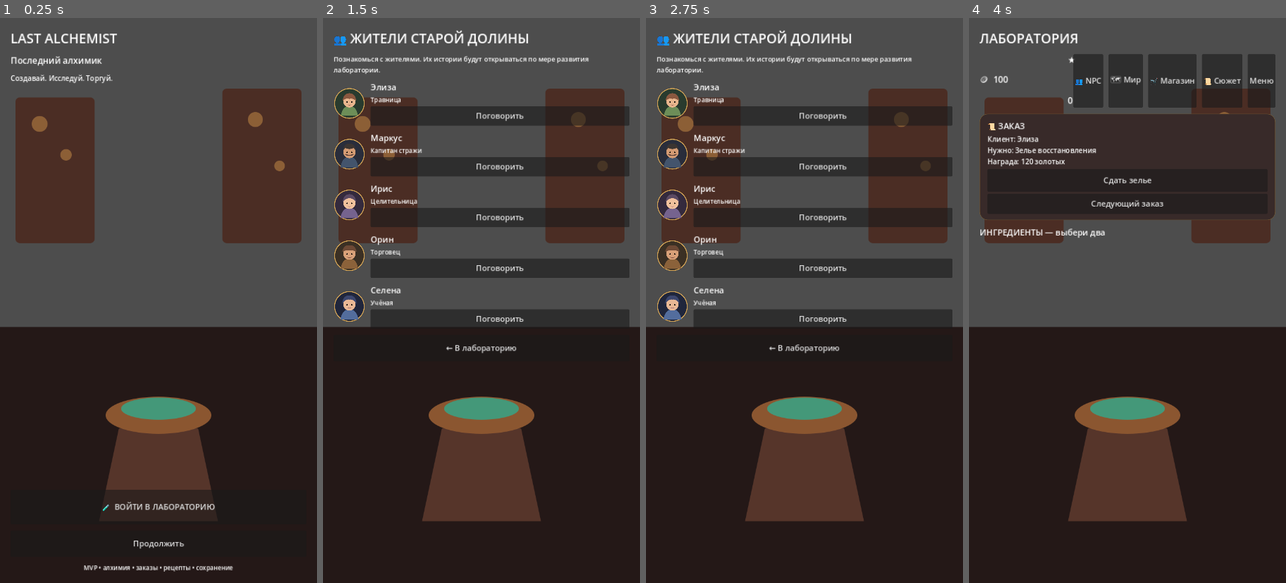
Above: before the commit, frames 1-4 (left to right).
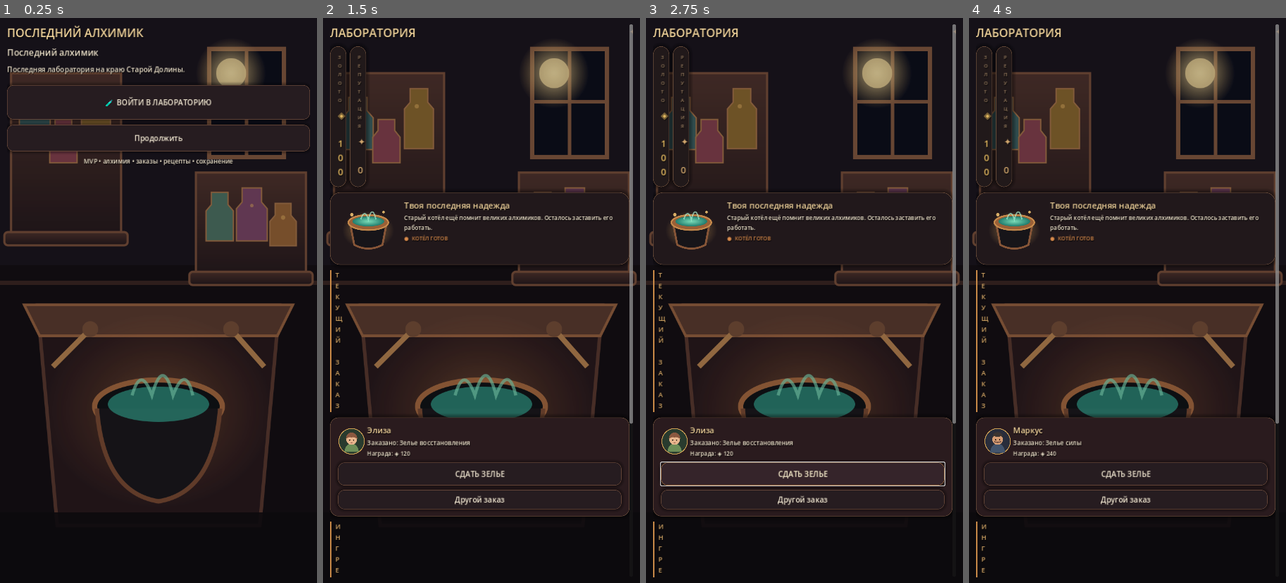
Above: after the commit, the same moments.

Repository: krmobdev/LastAlchemist
Game: Godot game, scene res://scenes/Main.tscn
Two runs of this game, one before a commit and one after it. Both use one fixed random seed, a clock stepped at 60 frames per second and the inputs below.
Inputs (mouse positions are in pixels of both pictures, inside the frame that each line leads up to):
- Up to frame 1 (0.25 s): no input
- Up to frame 2 (1.5 s): click "🧪 ВОЙТИ В ЛАБОРАТОРИЮ" at 0.5 s; click (443, 80) at 1.25 s, where only the run before the commit has a clickable "👥 NPC"
- Up to frame 3 (2.75 s): click (801, 475) at 2 s, where only the run after the commit has a clickable "СДАТЬ ЗЕЛЬЕ"
- Up to frame 4 (4 s): click (1124, 498) at 2.75 s, where only the run after the commit has a clickable "Другой заказ"; click (1127, 345) at 3.5 s, where only the run before the commit has a clickable "← В лабораторию"

The runs differ from the first frame. In frame 1, 62% of the frame differs, in the area x 0-100%, y 0-98%; in frame 2, 59%; in frame 3, 60%; in frame 4, 56%.
Error before the commit: Invalid assignment of property or key 'icon_max_width' with value of type 'int' on a base object of type 'Button'. (res://scripts/main.gd:218)
Error after the commit: Invalid assignment of property or key 'icon_max_width' with value of type 'int' on a base object of type 'Button'. (res://scripts/main.gd:344)

Commit message:
Redesign alchemy laboratory UI

Diff:
--- /dev/null
+++ b/assets/ui/cauldron_hero.svg
@@ -0,0 +1,9 @@
+<svg xmlns="http://www.w3.org/2000/svg" width="280" height="220" viewBox="0 0 280 220">
+<defs><radialGradient id="g"><stop stop-color="#7ee0bb"/><stop offset="1" stop-color="#217c6d"/></radialGradient><radialGradient id="f"><stop stop-color="#f4bd61" stop-opacity=".55"/><stop offset="1" stop-color="#f4bd61" stop-opacity="0"/></radialGradient></defs>
+<ellipse cx="140" cy="118" rx="120" ry="90" fill="url(#f)"/>
+<path d="M55 80h170l-20 105q-65 35-130 0z" fill="#171519" stroke="#865537" stroke-width="9"/>
+<ellipse cx="140" cy="82" rx="92" ry="35" fill="#9a6037" stroke="#c4894b" stroke-width="7"/>
+<ellipse cx="140" cy="77" rx="73" ry="23" fill="url(#g)"/>
+<path d="M105 68q18-54 35 0q18-70 35 0" fill="none" stroke="#a9f0d1" stroke-width="6" opacity=".65"/>
+<circle cx="64" cy="46" r="8" fill="#d6ad66"/><circle cx="210" cy="34" r="6" fill="#d6ad66"/><text x="127" y="38" fill="#d6ad66" font-size="28">✦</text>
+</svg>
--- a/assets/ui/lab_backdrop.svg
+++ b/assets/ui/lab_backdrop.svg
@@ -1 +1,50 @@
-<svg xmlns="http://www.w3.org/2000/svg" width="720" height="1280" viewBox="0 0 720 1280"><defs><linearGradient id="b" x2="0" y2="1"><stop stop-color="#151126"/><stop offset="1" stop-color="#30201d"/></linearGradient></defs><rect width="720" height="1280" fill="url(#b)"/><path d="M0 700h720v580H0z" fill="#241817"/><g fill="#4b2d24"><rect x="35" y="180" width="180" height="330" rx="10"/><rect x="505" y="160" width="180" height="350" rx="10"/></g><g fill="#d99b4b" opacity=".45"><circle cx="90" cy="240" r="18"/><circle cx="150" cy="310" r="13"/><circle cx="580" cy="230" r="17"/><circle cx="635" cy="335" r="12"/></g><path d="M270 930h180l45 210H225Z" fill="#56352a"/><ellipse cx="360" cy="900" rx="120" ry="42" fill="#8b5630"/><ellipse cx="360" cy="885" rx="85" ry="25" fill="#32a88b" opacity=".8"/></svg>
+<svg xmlns="http://www.w3.org/2000/svg" width="720" height="1280" viewBox="0 0 720 1280">
+<defs>
+  <linearGradient id="bg" x2="0" y2="1"><stop stop-color="#100e19"/><stop offset=".52" stop-color="#20151b"/><stop offset="1" stop-color="#100c10"/></linearGradient>
+  <radialGradient id="moon"><stop stop-color="#ead8a1" stop-opacity=".95"/><stop offset="1" stop-color="#c49a55" stop-opacity="0"/></radialGradient>
+  <radialGradient id="fire"><stop stop-color="#efb35d" stop-opacity=".55"/><stop offset="1" stop-color="#c85c2b" stop-opacity="0"/></radialGradient>
+  <linearGradient id="wood" x2="0" y2="1"><stop stop-color="#49302a"/><stop offset="1" stop-color="#21171a"/></linearGradient>
+</defs>
+<rect width="720" height="1280" fill="url(#bg)"/>
+<circle cx="520" cy="190" r="190" fill="url(#moon)" opacity=".28"/>
+<!-- stone/wood walls -->
+<path d="M0 0h720v650H0z" fill="#17131b"/>
+<path d="M0 560h720v720H0z" fill="#110d11"/>
+<path d="M0 600h720" stroke="#51352b" stroke-width="10" opacity=".55"/>
+<!-- window -->
+<path d="M475 70h170v245H475z" fill="#0a0d19" stroke="#79523b" stroke-width="10"/>
+<path d="M560 70v245M475 190h170" stroke="#79523b" stroke-width="8"/>
+<circle cx="525" cy="125" r="34" fill="#ead8a1" opacity=".8"/>
+<circle cx="525" cy="125" r="80" fill="url(#moon)"/>
+<!-- shelves -->
+<g fill="url(#wood)" stroke="#704a36" stroke-width="5">
+ <path d="M25 125h250v380H25z"/><path d="M445 350h250v245H445z"/>
+ <rect x="10" y="485" width="280" height="30" rx="8"/><rect x="430" y="575" width="280" height="30" rx="8"/>
+</g>
+<!-- bottles -->
+<g stroke="#9a6b43" stroke-width="3">
+ <path d="M58 180h42v30l14 16v72H44v-72l14-16z" fill="#36585a"/>
+ <path d="M125 230h38v25l12 15v58h-62v-58l12-15z" fill="#7a3c48"/>
+ <path d="M198 160h40v31l13 15v90h-66v-90l13-15z" fill="#80602c"/>
+ <path d="M480 395h38v28l12 14v68h-62v-68l12-14z" fill="#476a5c"/>
+ <path d="M550 385h44v32l13 15v73h-70v-73l13-15z" fill="#71405e"/>
+ <path d="M625 420h36v27l12 14v55h-60v-55l12-14z" fill="#8b5c31"/>
+</g>
+<g fill="#d7a75a" opacity=".5"><circle cx="74" cy="220" r="4"/><circle cx="213" cy="200" r="5"/><circle cx="572" cy="425" r="4"/><circle cx="643" cy="452" r="5"/></g>
+<!-- central work table -->
+<path d="M85 650h550l-45 500H130z" fill="#24171a" stroke="#52352c" stroke-width="8"/>
+<path d="M55 650h610l-35 70H90z" fill="#54372c" stroke="#8a5a3b" stroke-width="6"/>
+<!-- cauldron glow -->
+<ellipse cx="360" cy="890" rx="260" ry="220" fill="url(#fire)" opacity=".55"/>
+<ellipse cx="360" cy="880" rx="145" ry="60" fill="#0e1114" stroke="#9a623b" stroke-width="12"/>
+<path d="M220 885q15 190 140 210q125-20 140-210" fill="#17161a" stroke="#70452f" stroke-width="10"/>
+<ellipse cx="360" cy="875" rx="115" ry="40" fill="#2f9b86" opacity=".72"/>
+<path d="M300 855q20-70 45 0q25-90 48 0q28-72 45 0" fill="none" stroke="#79d2b0" stroke-width="7" opacity=".65"/>
+<!-- tools -->
+<path d="M120 790l80-80" stroke="#a97a4a" stroke-width="12"/><circle cx="205" cy="705" r="18" fill="#6d4934"/>
+<path d="M600 790l-75-85" stroke="#a97a4a" stroke-width="12"/><circle cx="525" cy="705" r="18" fill="#6d4934"/>
+<!-- floating runes -->
+<g fill="#d3a45d" opacity=".38" font-family="serif" font-size="34"><text x="85" y="610">✦</text><text x="630" y="650">◇</text><text x="300" y="560">☿</text><text x="380" y="530">✧</text></g>
+<!-- foreground -->
+<path d="M0 1120h720v160H0z" fill="#0c090d" opacity=".9"/>
+</svg>
--- a/scripts/main.gd
+++ b/scripts/main.gd
@@ -93,15 +93,46 @@
     var label := Label.new()
     label.text = text
     label.add_theme_font_size_override("font_size", size)
+    label.add_theme_color_override("font_color", Color("eadfc8"))
+    label.add_theme_color_override("font_shadow_color", Color(0, 0, 0, 0.55))
+    label.add_theme_constant_override("shadow_offset_x", 1)
+    label.add_theme_constant_override("shadow_offset_y", 2)
     label.autowrap_mode = TextServer.AUTOWRAP_WORD_SMART
     parent.add_child(label)
     return label
+
+func _button_style(bg: Color, border: Color, radius := 14, shadow := 8) -> StyleBoxFlat:
+    var s := StyleBoxFlat.new()
+    s.bg_color = bg
+    s.corner_radius_top_left = radius
+    s.corner_radius_top_right = radius
+    s.corner_radius_bottom_left = radius
+    s.corner_radius_bottom_right = radius
+    s.border_width_left = 1
+    s.border_width_right = 1
+    s.border_width_top = 1
+    s.border_width_bottom = 1
+    s.border_color = border
+    s.shadow_color = Color(0, 0, 0, 0.38)
+    s.shadow_size = shadow
+    s.content_margin_left = 14
+    s.content_margin_right = 14
+    s.content_margin_top = 10
+    s.content_margin_bottom = 10
+    return s
 
 func _make_button(parent: Control, text: String, min_height: int = 64) -> Button:
     var b := Button.new()
     b.text = text
     b.custom_minimum_size = Vector2(0, min_height)
-    b.add_theme_font_size_override("font_size", 18)
+    b.add_theme_font_size_override("font_size", 17)
+    b.add_theme_color_override("font_color", Color("f2e8d2"))
+    b.add_theme_color_override("font_hover_color", Color("fff4d1"))
+    b.add_theme_color_override("font_pressed_color", Color("fff7df"))
+    b.add_theme_stylebox_override("normal", _button_style(Color("261c20"), Color("6b4a3b")))
+    b.add_theme_stylebox_override("hover", _button_style(Color("35242a"), Color("b17a45")))
+    b.add_theme_stylebox_override("pressed", _button_style(Color("4a2b2d"), Color("d69a52"), 14, 4))
+    b.add_theme_stylebox_override("disabled", _button_style(Color("1c171a"), Color("3a3030")))
     parent.add_child(b)
     b.pressed.connect(func(): feedback.click())
     return b
@@ -117,12 +148,35 @@
     s.border_width_right = 1
     s.border_width_top = 1
     s.border_width_bottom = 1
-    s.border_color = Color("6e5532")
+    s.border_color = Color("6f503d")
+    s.shadow_color = Color(0, 0, 0, 0.42)
+    s.shadow_size = 10
     s.content_margin_left = 18
     s.content_margin_right = 18
-    s.content_margin_top = 14
-    s.content_margin_bottom = 14
+    s.content_margin_top = 16
+    s.content_margin_bottom = 16
     return s
+
+func _section_label(parent: Control, text: String) -> Label:
+    var row := HBoxContainer.new()
+    row.add_theme_constant_override("separation", 8)
+    parent.add_child(row)
+    var mark := ColorRect.new()
+    mark.color = Color("c98a48")
+    mark.custom_minimum_size = Vector2(4, 24)
+    row.add_child(mark)
+    var label := _make_label(row, text.to_upper(), 15)
+    label.add_theme_color_override("font_color", Color("d5a766"))
+    return label
+
+func _card(parent: Control, color := Color("20171b")) -> VBoxContainer:
+    var panel := PanelContainer.new()
+    panel.add_theme_stylebox_override("panel", _panel_style(color))
+    parent.add_child(panel)
+    var box := VBoxContainer.new()
+    box.add_theme_constant_override("separation", 10)
+    panel.add_child(box)
+    return box
 
 func _base(title: String) -> VBoxContainer:
     _clear()
@@ -133,29 +187,70 @@
     bg.set_anchors_and_offsets_preset(Control.PRESET_FULL_RECT)
     bg.mouse_filter = Control.MOUSE_FILTER_IGNORE
     add_child(bg)
-
+    var shade := ColorRect.new()
+    shade.color = Color(0.04, 0.025, 0.04, 0.16)
+    shade.set_anchors_and_offsets_preset(Control.PRESET_FULL_RECT)
+    shade.mouse_filter = Control.MOUSE_FILTER_IGNORE
+    add_child(shade)
     var margin := MarginContainer.new()
     margin.set_anchors_and_offsets_preset(Control.PRESET_FULL_RECT)
-    margin.add_theme_constant_override("margin_left", 24)
-    margin.add_theme_constant_override("margin_right", 24)
-    margin.add_theme_constant_override("margin_top", 24)
-    margin.add_theme_constant_override("margin_bottom", 24)
+    margin.add_theme_constant_override("margin_left", 16)
+    margin.add_theme_constant_override("margin_right", 16)
+    margin.add_theme_constant_override("margin_top", 14)
+    margin.add_theme_constant_override("margin_bottom", 14)
     add_child(margin)
-
+    var scroll := ScrollContainer.new()
+    scroll.horizontal_scroll_mode = ScrollContainer.SCROLL_MODE_DISABLED
+    scroll.size_flags_vertical = Control.SIZE_EXPAND_FILL
+    margin.add_child(scroll)
     var box := VBoxContainer.new()
-    box.add_theme_constant_override("separation", 14)
-    margin.add_child(box)
+    box.size_flags_horizontal = Control.SIZE_EXPAND_FILL
+    box.add_theme_constant_override("separation", 12)
+    scroll.add_child(box)
     box.modulate.a = 0.0
     var tween := create_tween()
     tween.set_trans(Tween.TRANS_QUAD).set_ease(Tween.EASE_OUT)
-    tween.tween_property(box, "modulate:a", 1.0, 0.18)
-    _make_label(box, title, 30)
+    tween.tween_property(box, "modulate:a", 1.0, 0.22)
+    var header := HBoxContainer.new()
+    header.add_theme_constant_override("separation", 10)
+    box.add_child(header)
+    var title_label := _make_label(header, title, 26)
+    title_label.size_flags_horizontal = Control.SIZE_EXPAND_FILL
+    title_label.add_theme_color_override("font_color", Color("f0d39a"))
+    var rune := _make_label(header, "✦", 22)
+    rune.add_theme_color_override("font_color", Color("c98a48"))
     return box
 
+func _make_bottom_nav(parent: Control) -> void:
+    var nav_panel := PanelContainer.new()
+    nav_panel.add_theme_stylebox_override("panel", _panel_style(Color("171217"), 16))
+    parent.add_child(nav_panel)
+    var nav := HBoxContainer.new()
+    nav.add_theme_constant_override("separation", 6)
+    nav_panel.add_child(nav)
+    var lab := _make_button(nav, "⚗
+Лаб", 58)
+    var world_btn := _make_button(nav, "✦
+Мир", 58)
+    var shop_btn := _make_button(nav, "◈
+Торговля", 58)
+    var npc_btn := _make_button(nav, "♙
+Люди", 58)
+    var story_btn := _make_button(nav, "☾
+Сюжет", 58)
+    for b in [lab, world_btn, shop_btn, npc_btn, story_btn]:
+        b.size_flags_horizontal = Control.SIZE_EXPAND_FILL
+        b.add_theme_font_size_override("font_size", 12)
+    lab.pressed.connect(show_lab)
+    world_btn.pressed.connect(show_world)
+    shop_btn.pressed.connect(show_shop)
+    npc_btn.pressed.connect(show_characters)
+    story_btn.pressed.connect(show_story)
+
 func show_menu() -> void:
-    var box := _base("LAST ALCHEMIST")
+    var box := _base("ПОСЛЕДНИЙ АЛХИМИК")
     _make_label(box, "Последний алхимик", 20)
-    _make_label(box, "Создавай. Исследуй. Торгуй.", 16)
+    _make_label(box, "Последняя лаборатория на краю Старой Долины.", 16)
     var spacer := Control.new()
     spacer.size_flags_vertical = Control.SIZE_EXPAND_FILL
     box.add_child(spacer)
@@ -168,73 +263,103 @@
 
 func show_lab() -> void:
     var box := _base("ЛАБОРАТОРИЯ")
-
-    var top := HBoxContainer.new()
-    top.add_theme_constant_override("separation", 12)
-    box.add_child(top)
     gold = economy.gold
-    gold_label = _make_label(top, "🪙  %d" % gold, 20)
-    gold_label.size_flags_horizontal = Control.SIZE_EXPAND_FILL
-    reputation_label = _make_label(top, "★  %d" % orders.reputation, 20)
-    var people_btn := _make_button(top, "👥 NPC", 48)
-    people_btn.pressed.connect(show_characters)
-    var world_btn := _make_button(top, "🗺 Мир", 48)
-    world_btn.pressed.connect(show_world)
-    var shop_btn := _make_button(top, "🛒 Магазин", 48)
-    shop_btn.pressed.connect(show_shop)
-    var story_btn := _make_button(top, "📜 Сюжет", 48)
-    story_btn.pressed.connect(show_story)
-    var menu := _make_button(top, "Меню", 48)
-    menu.pressed.connect(show_menu)
-
-    var order_panel := PanelContainer.new()
-    order_panel.add_theme_stylebox_override("panel", _panel_style(Color("382a29")))
-    box.add_child(order_panel)
-    var order_box := VBoxContainer.new()
-    order_panel.add_child(order_box)
-    _make_label(order_box, "📜 ЗАКАЗ", 19)
-    _make_label(order_box, "Клиент: %s\nНужно: %s\nНаграда: %d золотых" % [_order_client_name(), _order_recipe_name(), int(orders.active.get("reward", 0))], 16)
-    var deliver := _make_button(order_box, "Сдать зелье", 52)
+    var stats := HBoxContainer.new()
+    stats.add_theme_constant_override("separation", 8)
+    box.add_child(stats)
+    var gold_card := _card(stats, Color("21191a"))
+    gold_card.size_flags_horizontal = Control.SIZE_EXPAND_FILL
+    var g := _make_label(gold_card, "ЗОЛОТО", 11)
+    g.add_theme_color_override("font_color", Color("9d8061"))
+    gold_label = _make_label(gold_card, "◈ %d" % gold, 21)
+    gold_label.add_theme_color_override("font_color", Color("e3b85f"))
+    var rep_card := _card(stats, Color("21191a"))
+    rep_card.size_flags_horizontal = Control.SIZE_EXPAND_FILL
+    var r := _make_label(rep_card, "РЕПУТАЦИЯ", 11)
+    r.add_theme_color_override("font_color", Color("9d8061"))
+    reputation_label = _make_label(rep_card, "✦ %d" % orders.reputation, 21)
+    reputation_label.add_theme_color_override("font_color", Color("cfa56c"))
+
+    var hero := PanelContainer.new()
+    hero.add_theme_stylebox_override("panel", _panel_style(Color("21181b"), 22))
+    box.add_child(hero)
+    var hero_row := HBoxContainer.new()
+    hero_row.add_theme_constant_override("separation", 12)
+    hero.add_child(hero_row)
+    var cauldron := TextureRect.new()
+    cauldron.texture = load("res://assets/ui/cauldron_hero.svg")
+    cauldron.custom_minimum_size = Vector2(138, 132)
+    cauldron.expand_mode = TextureRect.EXPAND_IGNORE_SIZE
+    cauldron.stretch_mode = TextureRect.STRETCH_KEEP_ASPECT_CENTERED
+    hero_row.add_child(cauldron)
+    var hero_text := VBoxContainer.new()
+    hero_text.size_flags_horizontal = Control.SIZE_EXPAND_FILL
+    hero_row.add_child(hero_text)
+    var h1 := _make_label(hero_text, "Твоя последняя надежда", 19)
+    h1.add_theme_color_override("font_color", Color("f1d39c"))
+    _make_label(hero_text, "Старый котёл ещё помнит великих алхимиков. Осталось заставить его работать.", 13)
+    var heat := _make_label(hero_text, "●  КОТЁЛ ГОТОВ", 12)
+    heat.add_theme_color_override("font_color", Color("d88a4b"))
+
+    _section_label(box, "Текущий заказ")
+    var order_box := _card(box, Color("2a1b1e"))
+    var order_head := HBoxContainer.new()
+    order_box.add_child(order_head)
+    var client_id := str(orders.active.get("client", ""))
+    var portrait := TextureRect.new()
+    portrait.texture = load("res://assets/characters/%s.svg" % client_id)
+    portrait.custom_minimum_size = Vector2(62, 62)
+    portrait.expand_mode = TextureRect.EXPAND_IGNORE_SIZE
+    portrait.stretch_mode = TextureRect.STRETCH_KEEP_ASPECT_CENTERED
+    order_head.add_child(portrait)
+    var order_info := VBoxContainer.new()
+    order_info.size_flags_horizontal = Control.SIZE_EXPAND_FILL
+    order_head.add_child(order_info)
+    var client_label := _make_label(order_info, _order_client_name(), 18)
+    client_label.add_theme_color_override("font_color", Color("f0d29a"))
+    _make_label(order_info, "Заказано: %s" % _order_recipe_name(), 14)
+    _make_label(order_info, "Награда: ◈ %d" % int(orders.active.get("reward", 0)), 13)
+    var deliver := _make_button(order_box, "СДАТЬ ЗЕЛЬЕ", 52)
     deliver.pressed.connect(_deliver_order)
-    var next := _make_button(order_box, "Следующий заказ", 46)
+    var next := _make_button(order_box, "Другой заказ", 42)
     next.pressed.connect(func():
         orders.next_order()
         show_lab())
 
-    _make_label(box, "ИНГРЕДИЕНТЫ — выбери два", 19)
+    _section_label(box, "Ингредиенты — выбери два")
     var grid := GridContainer.new()
     grid.columns = 2
-    grid.add_theme_constant_override("h_separation", 10)
-    grid.add_theme_constant_override("v_separation", 10)
+    grid.size_flags_horizontal = Control.SIZE_EXPAND_FILL
+    grid.add_theme_constant_override("h_separation", 9)
+    grid.add_theme_constant_override("v_separation", 9)
     box.add_child(grid)
     for id in ITEMS:
         var data: Dictionary = ITEMS[id]
         var b := Button.new()
-        b.custom_minimum_size = Vector2(0, 88)
-        b.text = "%s\n%d" % [data["name"], int(inventory.items.get(id, 0))]
-        if not str(data["icon"]).is_empty():
-            b.icon = load(data["icon"])
+        b.custom_minimum_size = Vector2(0, 86)
+        b.text = "%s
+× %d" % [data["name"], int(inventory.items.get(id, 0))]
+        b.icon = load(data["icon"])
         b.expand_icon = true
-        b.icon_max_width = 48
-        b.add_theme_font_size_override("font_size", 15)
+        b.icon_max_width = 42
+        b.add_theme_font_size_override("font_size", 13)
+        b.add_theme_color_override("font_color", Color("e8dbc3"))
+        b.add_theme_stylebox_override("normal", _button_style(Color("1c171b"), Color("4d3934"), 14, 5))
+        b.add_theme_stylebox_override("hover", _button_style(Color("2d2025"), Color("a56d42"), 14, 7))
+        b.add_theme_stylebox_override("pressed", _button_style(Color("4a282a"), Color("d28a4a"), 14, 3))
         b.pressed.connect(func(): _select_reagent(id))
         grid.add_child(b)
         inventory_labels[id] = b
 
-    var brew := _make_button(box, "🔥  ВАРИТЬ", 68)
+    var brew := _make_button(box, "⚗  ВАРИТЬ ЗЕЛЬЕ", 68)
+    brew.add_theme_font_size_override("font_size", 20)
+    brew.add_theme_stylebox_override("normal", _button_style(Color("6b3828"), Color("d18b49"), 16, 10))
+    brew.add_theme_stylebox_override("hover", _button_style(Color("87462c"), Color("efb15d"), 16, 12))
     brew.pressed.connect(_brew)
-    message_label = _make_label(box, "Выбрано: —\nПодсказка: попробуй траву + цветок.", 16)
-    message_label.add_theme_color_override("font_color", Color("e7d6ad"))
-
-    var lower := HBoxContainer.new()
-    lower.add_theme_constant_override("separation", 10)
-    box.add_child(lower)
-    var recipes_btn := _make_button(lower, "📖 Рецепты", 52)
-    recipes_btn.size_flags_horizontal = Control.SIZE_EXPAND_FILL
-    recipes_btn.pressed.connect(_show_recipes)
-    var save_btn := _make_button(lower, "💾 Сохранить", 52)
-    save_btn.size_flags_horizontal = Control.SIZE_EXPAND_FILL
-    save_btn.pressed.connect(_save_game)
+    message_label = _make_label(box, "Выбрано: —
+Подсказка: попробуй лунную траву + звёздный цветок.", 14)
+    message_label.add_theme_color_override("font_color", Color("c9b79d"))
+    _make_bottom_nav(box)
 
 func _select_reagent(id: String) -> void:
     if selected.size() >= 2:
Not shown, changed: docs/CHECKLIST.md
